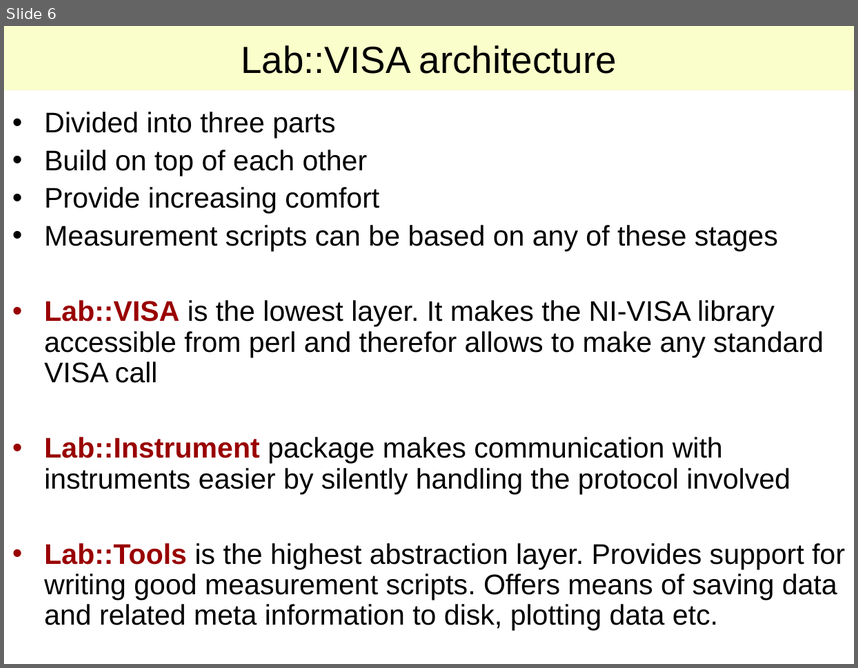
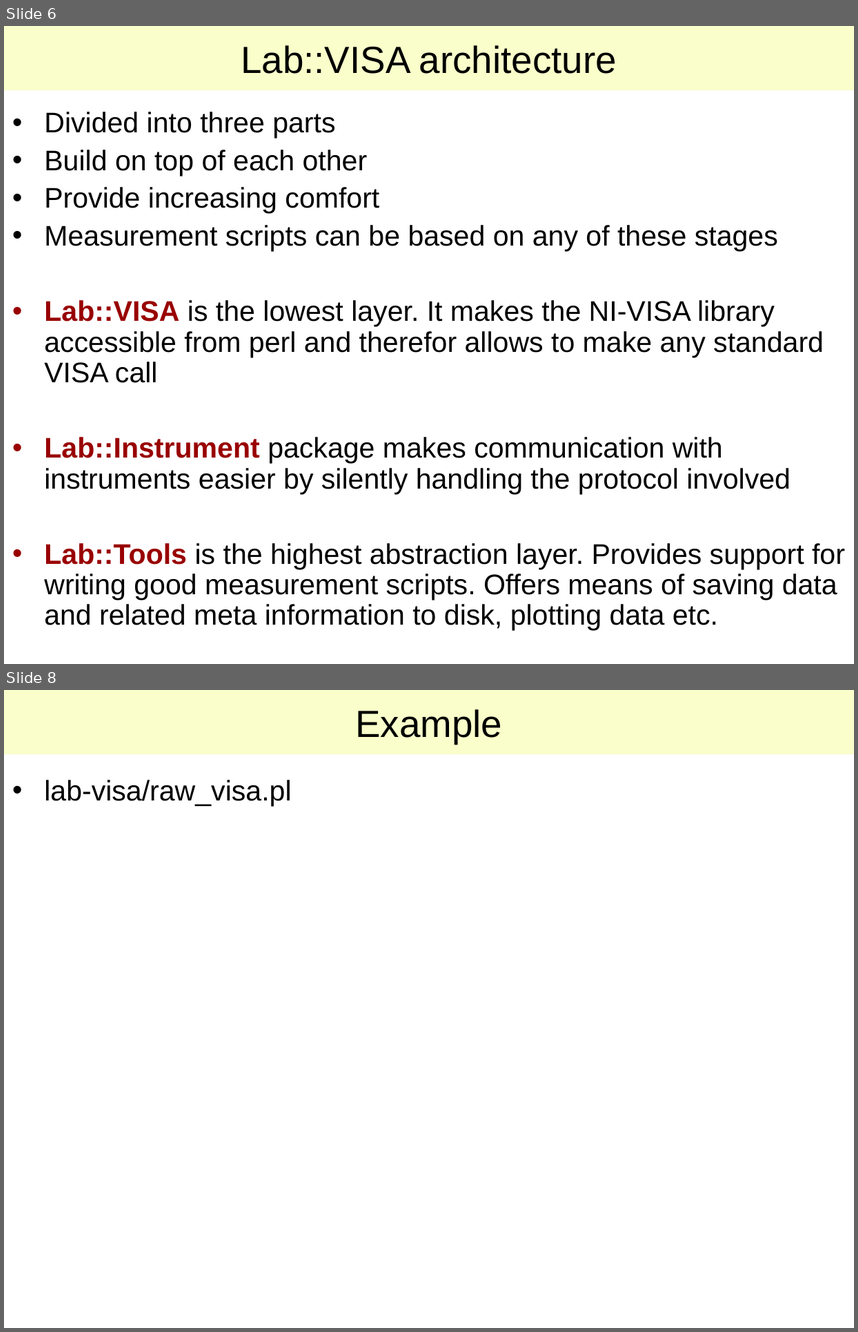
Before and after one commit to lab-measurement/Lab-VISA, a slide deck: Tutorial/Talk/Lab-VISA.ppt. Shown one above the other, each under a label of ours: slide 6 before the commit, slides 6 and 8 after it; the slides between them are not shown. The pictures are 858x668 and 858x1332 pixels, drawn with LibreOffice and Linux fonts; fonts in the diff are those of the drawing. Boxes give left, top, right and bottom in pixels: in the first picture for what was removed or moved away, otherwise in the second. Text is boxed around its words. In the diff, an @@ line names an element or a change of style, - is before the commit and + after.

```diff
--- a/Tutorial/Talk/Lab-VISA.ppt
+++ b/Tutorial/Talk/Lab-VISA.ppt
@@ slide 8 added at [4, 690, 854, 1328], background #FFFFFF @@
@@ title added at [4, 690, 854, 755], fill #F9FECA, 32 pt, text #000000 @@
+Example
@@ text added at [44, 780, 291, 806], 24 pt, text #000000 @@
+• lab-visa/raw_visa.pl
```
Also in this commit, not shown: 5 slides changed, 6 other slides added, 7 other files.
